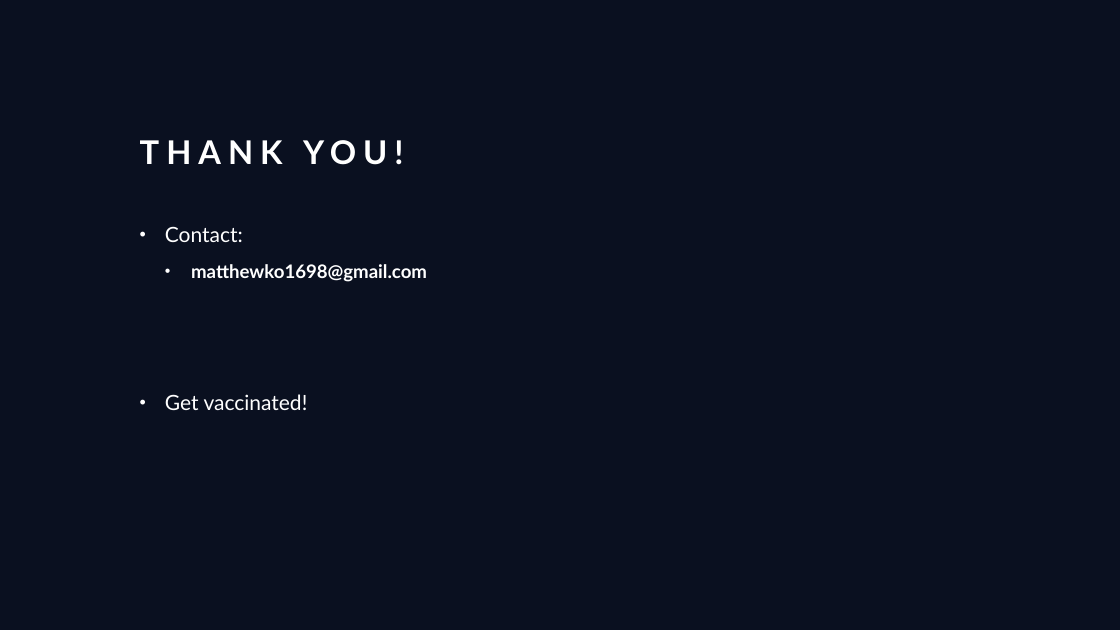
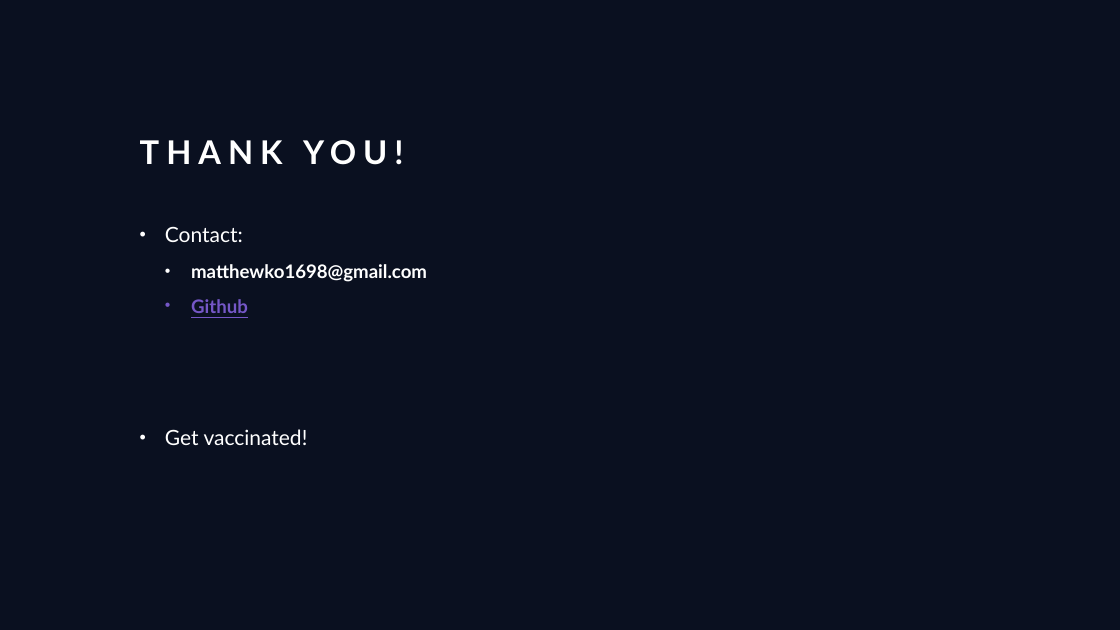
Before and after one commit to MSIA/Ko-Matthew-Vaccine-Project, a slide deck: slide 7 of deliverables/FinalPresentation.pptx. Drawn at 1120x630 pixels with LibreOffice and Linux fonts; fonts in the diff are those of the drawing. Boxes give left, top, right and bottom in pixels: in the first picture for what was removed or moved away, otherwise in the second. Text is boxed around its words. In the diff, an @@ line names an element or a change of style, - is before the commit and + after.

```diff
--- a/deliverables/FinalPresentation.pptx
+++ b/deliverables/FinalPresentation.pptx
@@ text at [191, 299, 248, 313]: paragraph added @@
+  • Github
```
Also in this commit, not shown: 1 slide added, 1 slide removed, 8 other files.
